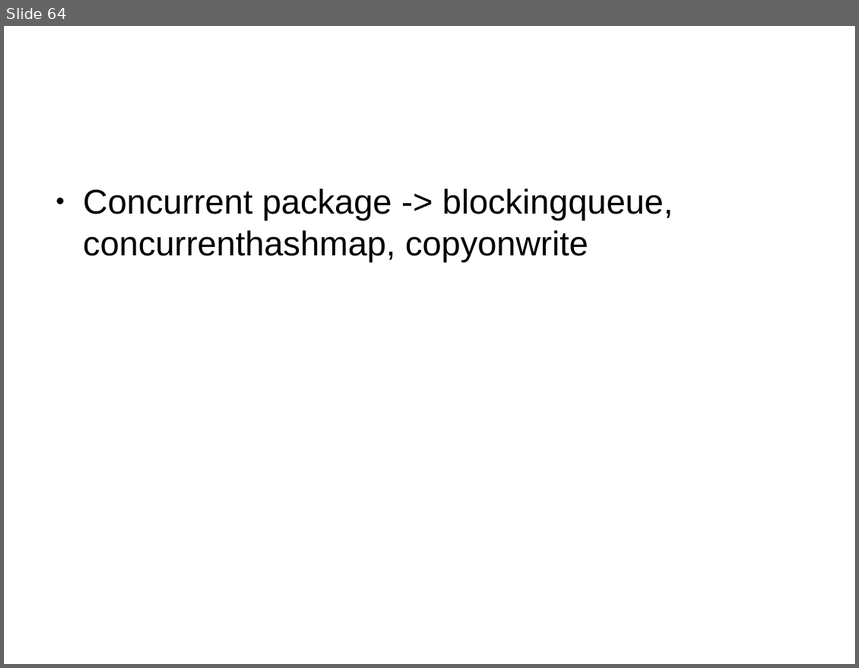
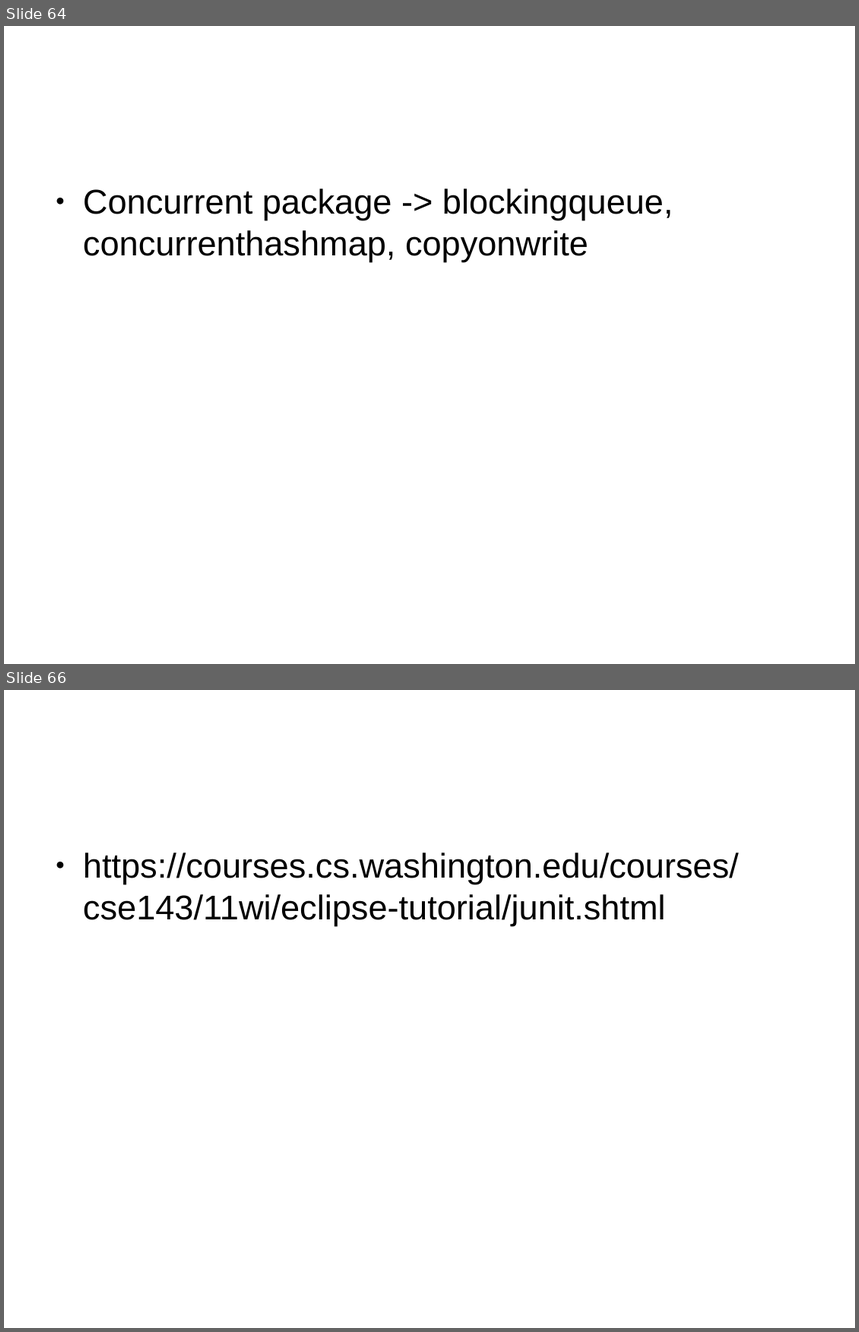
Before and after one commit to shikha-desai/Internship_PreWork, a slide deck: Java/Java_Notes.odp. Shown one above the other, each under a label of ours: slide 64 before the commit, slides 64 and 66 after it; the slides between them are not shown. The pictures are 859x668 and 859x1332 pixels, drawn with LibreOffice and Linux fonts; fonts in the diff are those of the drawing; background and template pictures are left out. Boxes give left, top, right and bottom in pixels: in the first picture for what was removed or moved away, otherwise in the second. Text is boxed around its words. In the diff, an @@ line names an element or a change of style, - is before the commit and + after.

```diff
--- a/Java/Java_Notes.odp
+++ b/Java/Java_Notes.odp
@@ slide 66 added at bbox=[4, 690, 855, 1328], background picture (left out) @@
@@ text added at bbox=[83, 853, 739, 926], 32 pt, text #000000 @@
+● https://courses.cs.washington.edu/courses/cse143/11wi/eclipse-tutorial/junit.shtml
```
Also in this commit, not shown: 1 other slide added, 5 other files.
